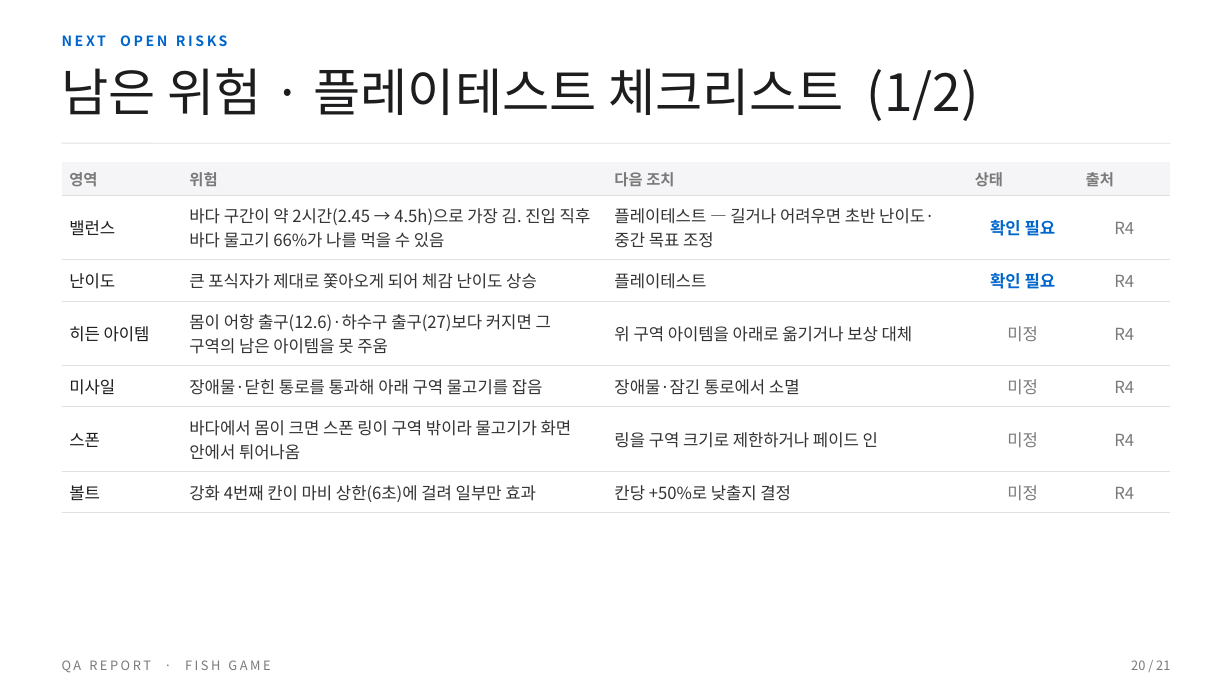
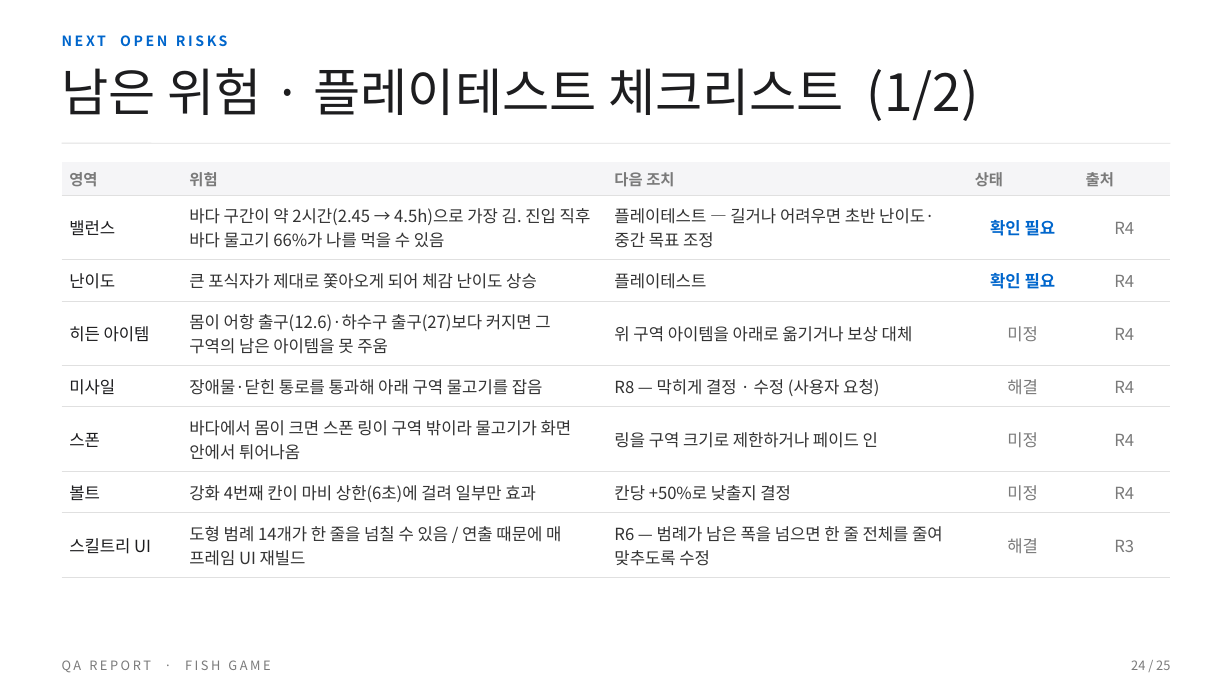
Before and after one commit to BSH0401/fishing, a slide deck: slide 24 of Docs/QA/물고기게임_QA리포트.pptx (slide 20 before the commit). Drawn at 1232x693 pixels with LibreOffice and Linux fonts; fonts in the diff are those of the drawing. Boxes give left, top, right and bottom in pixels: in the first picture for what was removed or moved away, otherwise in the second. Text is boxed around its words. In the diff, an @@ line names an element or a change of style, - is before the commit and + after.

```diff
--- a/Docs/QA/물고기게임_QA리포트.pptx
+++ b/Docs/QA/물고기게임_QA리포트.pptx
@@ table at [62, 162, 1171, 570] @@
-row 5, column 3: 장애물·잠긴 통로에서 소멸
+row 5, column 3: R8 — 막히게 결정 · 수정 (사용자 요청)
-row 5, column 4: 미정
+row 5, column 4: 해결
+row 8: 스킬트리 UI | 도형 범례 14개가 한 줄을 넘칠 수 있음 / 연출 때문에 매 프레임 UI 재빌드 | R6 — 범례가 남은 폭을 넘으면 한 줄 전체를 줄여 맞추도록 수정 | 해결 | R3
@@ text at [1131, 660, 1170, 670]: text changed @@
-20 / 21
+24 / 25
```
Also in this commit, not shown: 20 other slides changed, 4 slides added, 14 other files.
